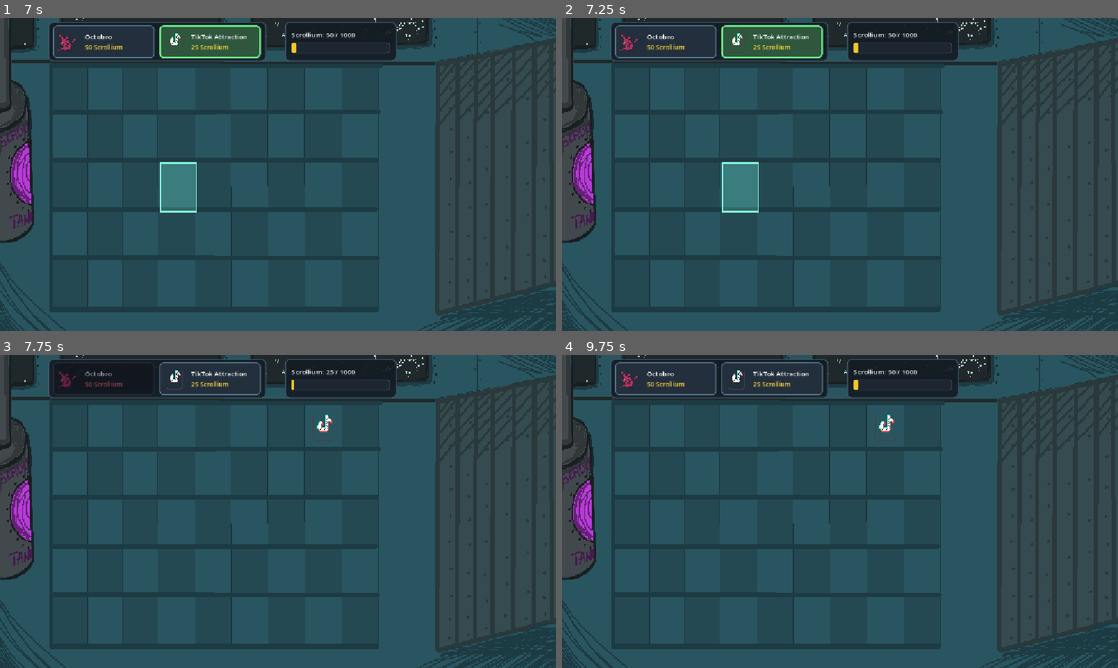
Above: before the commit, frames 1-4 (two rows, left to right).
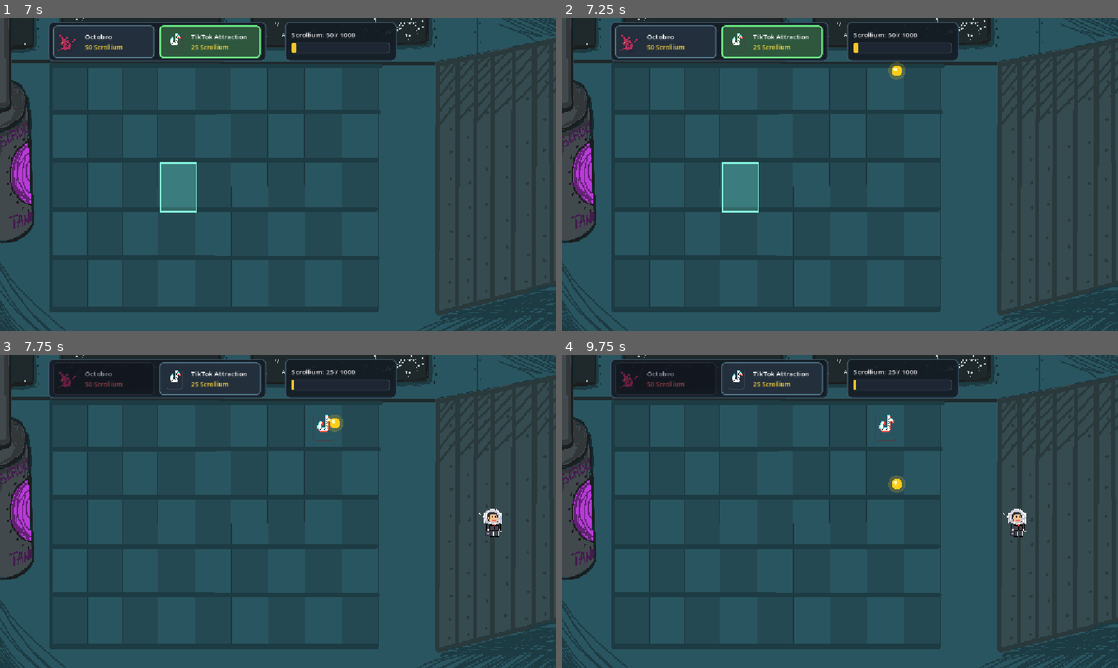
Above: after the commit, the same moments.

Repository: BogdanMartynenko/Apollo-666
Game: Godot game, scene res://Scenes/VictoryScreen.tscn
Two runs of this game, one before a commit and one after it. Both use one fixed random seed, a clock stepped at 60 frames per second and the inputs below. This scene is started directly instead of the project's main scene. Sound files missing from this copy of the repository are replaced by a short silence.
Inputs (mouse positions are in pixels of both pictures, inside the frame that each line leads up to):
- Up to frame 1 (7 s): tap Enter at 0.5 s; move the mouse to (400, 158) at 0.52 s; click (400, 158) at 0.67 s; tap Space at 0.77, 2, 2.27 s; click (255, 265) at 1.25 s; move the mouse to (166, 190) at 2.02 s; click (166, 190) at 2.17 s; click (105, 43) at 2.75 s; click (211, 43) at 3.5 s; click (105, 43) at 4.25 s; click (211, 43) at 5 s; click (105, 43) at 5.75 s; click (211, 43) at 6.5 s
- Up to frame 2 (7.25 s): no input
- Up to frame 3 (7.75 s): move the mouse to (333, 442) at 7.27 s; click (333, 442) at 7.42 s
- Up to frame 4 (9.75 s): move the mouse to (812, 574) at 8.02 s; click (812, 574) at 8.17 s; tap Space at 8.27, 9.02 s; move the mouse to (1006, 558) at 8.77 s; click (1006, 558) at 8.92 s; move the mouse to (895, 411) at 9.52 s; click (895, 411) at 9.67 s

Frame 1 is identical in both runs. In frame 2, 0.1% of the frame differs, in the area x 58-62%, y 14-20%; in frame 3, 0.3%; in frame 4, 2.3%, in the area x 9-84%, y 2-59%.

Commit message:
Add global battle game_speed (1.4x) via Engine.time_scale

Diff:
--- a/Scenes/IntroCrawl.gd
+++ b/Scenes/IntroCrawl.gd
@@ -12,6 +12,7 @@
 
 
 func _ready() -> void:
+	Engine.time_scale = 1.0
 	get_tree().paused = false
 	_generate_stars()
 	queue_redraw()
--- a/Scenes/Main.gd
+++ b/Scenes/Main.gd
@@ -14,11 +14,17 @@
 # Plant resources
 @export var peashooter_data: PlantData
 @export var sunflower_data: PlantData
+@export_range(0.25, 4.0, 0.05) var game_speed: float = 1.4:
+	set(value):
+		game_speed = maxf(value, 0.1)
+		if is_inside_tree():
+			Engine.time_scale = game_speed
 
 var _game_ended: bool = false
 
 
 func _ready() -> void:
+	Engine.time_scale = game_speed
 	peashooter_button.setup(peashooter_data)
 	sunflower_button.setup(sunflower_data)
 
@@ -41,6 +47,10 @@
 		game_over_menu_button.pressed.connect(_on_main_menu_pressed)
 
 	_refresh_shop_ui()
+
+
+func _exit_tree() -> void:
+	Engine.time_scale = 1.0
 
 
 func _on_peashooter_button_pressed() -> void:
@@ -81,6 +91,7 @@
 	if _game_ended:
 		return
 	_game_ended = true
+	Engine.time_scale = 1.0
 	if grid_manager != null:
 		grid_manager.clear_selection()
 	if game_over_panel != null:
@@ -92,6 +103,7 @@
 	if _game_ended:
 		return
 	_game_ended = true
+	Engine.time_scale = 1.0
 	if grid_manager != null:
 		grid_manager.clear_selection()
 	call_deferred("_go_to_victory_screen")
--- a/Scenes/MainMenu.gd
+++ b/Scenes/MainMenu.gd
@@ -4,6 +4,7 @@
 
 
 func _ready() -> void:
+	Engine.time_scale = 1.0
 	get_tree().paused = false
 	play_button.pressed.connect(_on_play_pressed)
 
--- a/Scenes/VictoryScreen.gd
+++ b/Scenes/VictoryScreen.gd
@@ -11,6 +11,7 @@
 
 
 func _ready() -> void:
+	Engine.time_scale = 1.0
 	get_tree().paused = false
 	_play_victory_sound_once()
 
